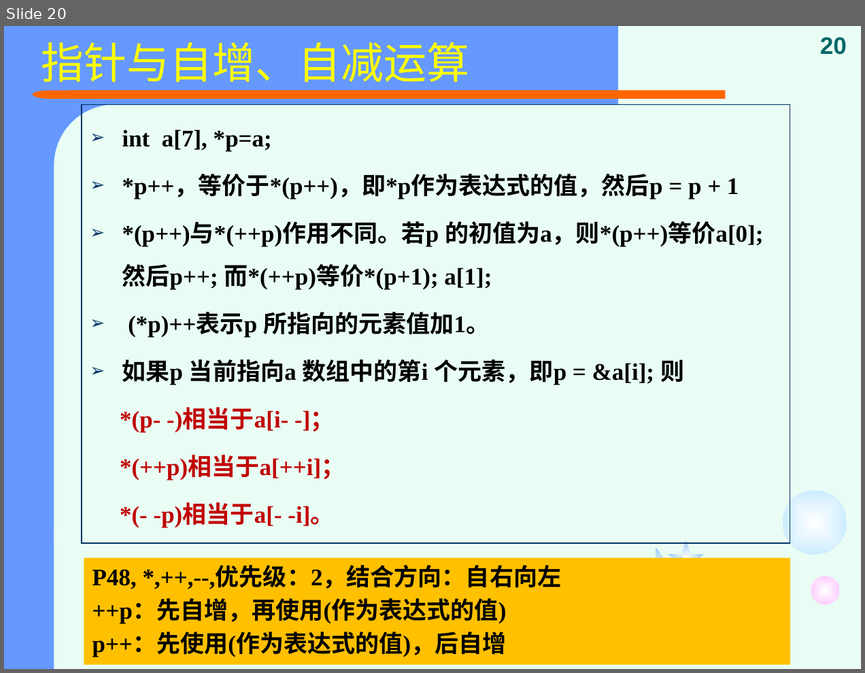
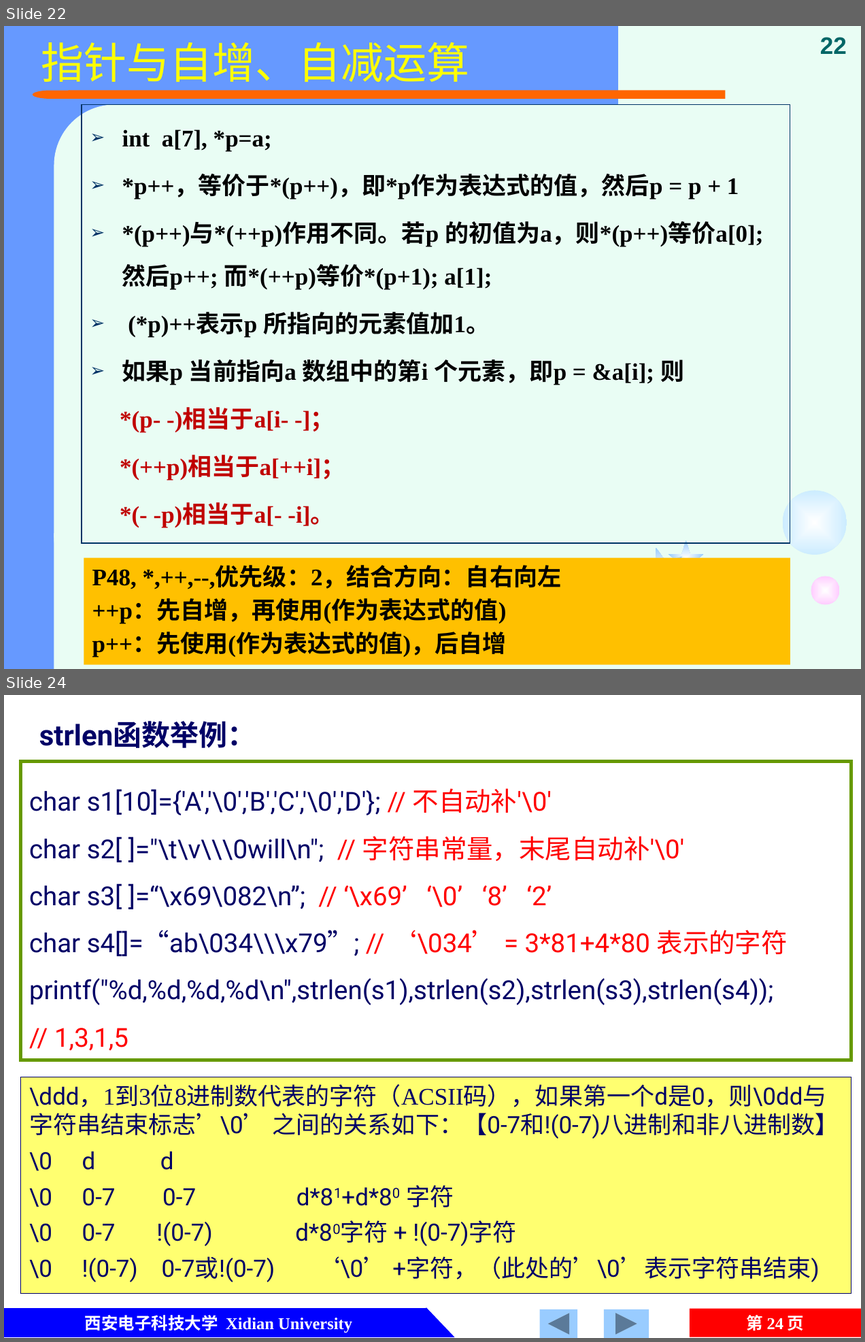
Before and after one commit to jtrfid/C-Repositories, a slide deck: 2016/C语言/课件/复习.pptx. Shown one above the other, each under a label of ours: slide 20 before the commit, slides 22 and 24 after it; the slides between them are not shown. The pictures are 865x673 and 865x1342 pixels, drawn with LibreOffice and Linux fonts; fonts in the diff are those of the drawing. Boxes give left, top, right and bottom in pixels: in the first picture for what was removed or moved away, otherwise in the second. Text is boxed around its words. In the diff, an @@ line names an element or a change of style, - is before the commit and + after.

```diff
--- a/2016/C语言/课件/复习.pptx
+++ b/2016/C语言/课件/复习.pptx
@@ slide 24 added at box(4, 695, 861, 1338), background #FFFFFF @@
@@ text added at box(39, 721, 256, 748), 24 pt, text #000066, bold @@
+strlen函数举例：
@@ rectangle added at box(21, 761, 851, 1060), fill #FFFFFF, outline #669900 3 pt, 22 pt, text #000066 @@
+char s1[10]={'A','\0','B','C','\0','D'}; // 不自动补'\0'
+char s2[ ]="\t\v\\\0will\n"; // 字符串常量，末尾自动补'\0'
+char s3[ ]=“\x69\082\n”; // ‘\x69’ ‘\0’ ‘8’ ‘2’
+char s4[]=“ab\034\\\x79”; // ‘\034’ = 3*81+4*80 表示的字符
+printf("%d,%d,%d,%d\n",strlen(s1),strlen(s2),strlen(s3),strlen(s4));
+// 1,3,1,5
@@ rectangle added at box(21, 1077, 851, 1293), fill #FFFF70, outline #000066 0.75 pt, 20 pt, text #000066 @@
+\ddd，1到3位8进制数代表的字符（ACSII码），如果第一个d是0，则\0dd与字符串结束标志’\0’ 之间的关系如下：【0-7和!(0-7)八进制和非八进制数】
+\0 d d
+\0 0-7 0-7 d*81+d*80 字符
+\0 0-7 !(0-7) d*80字符 + !(0-7)字符
+\0 !(0-7) 0-7或!(0-7) ‘\0’ +字符，（此处的’\0’表示字符串结束)
@@ rectangle added at box(4, 1308, 426, 1337), fill #0000FF, outline #0000FF 0.75 pt @@
@@ text added at box(85, 1314, 352, 1333), 14 pt, text #FFFFFF, bold @@
+西安电子科技大学 Xidian University
@@ right triangle added at box(426, 1308, 453, 1337), fill #0000FF, outline #0000FF 0.75 pt @@
@@ action button forward next added at box(540, 1309, 577, 1338), fill #99CCFF @@
@@ action button forward next added at box(604, 1309, 649, 1338), fill #99CCFF @@
@@ page number added at box(689, 1308, 861, 1337), fill #FF0000, 14 pt, text #FFFFFF, bold @@
+第 24 页
@@ what was slide 20 is now slide 22 @@
@@ page number at box(820, 37, 847, 54): text changed @@
-20
+22
```
Also in this commit, not shown: 10 slides changed, 13 other slides added, 5 slides removed, 8 other files.
